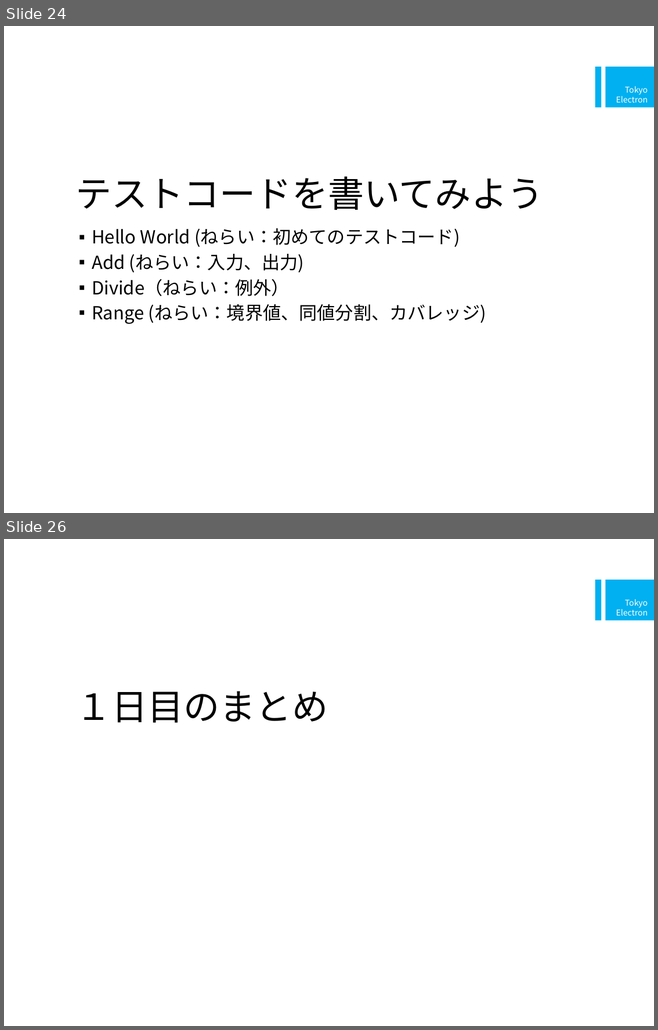
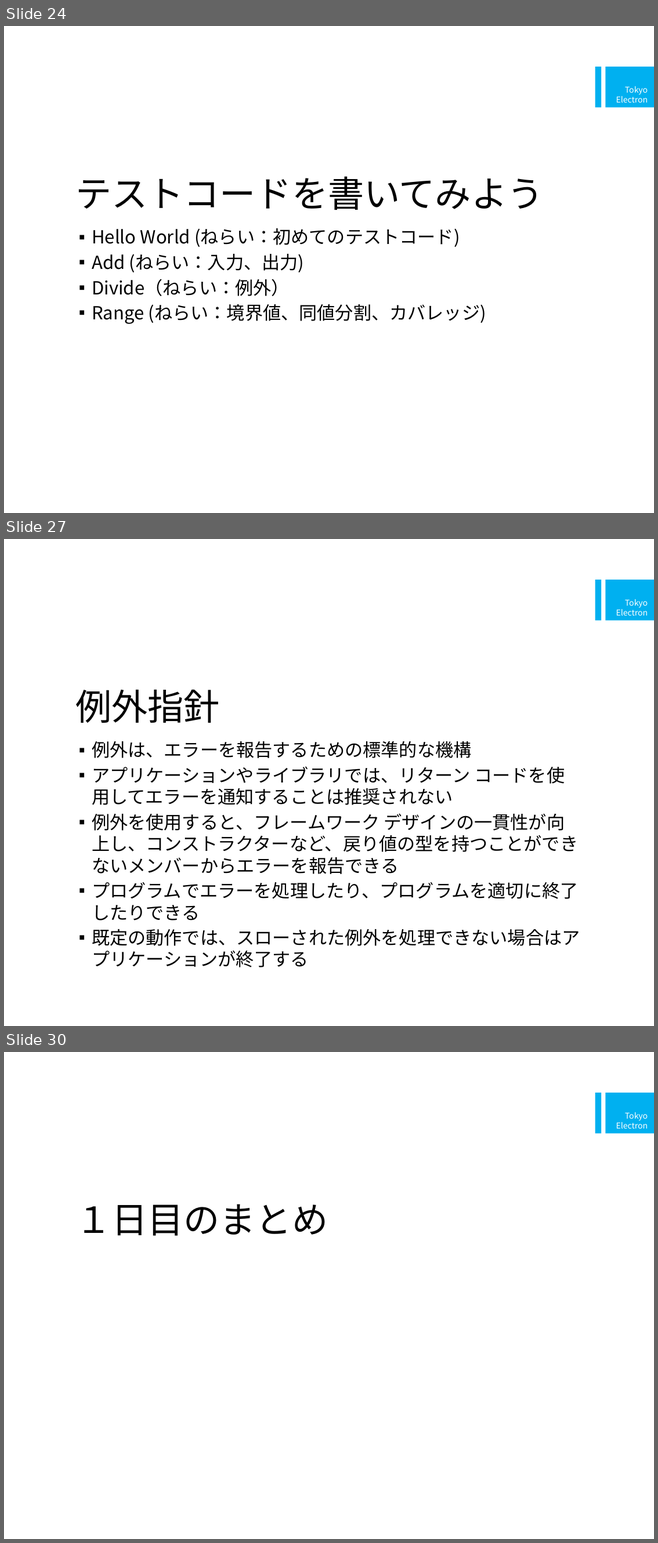
Before and after one commit to a-suzuki/CShrapLecture, a slide deck: doc/テストコードによるC#プログラミング演習.pptx. Shown one above the other, each under a label of ours: slides 24 and 26 before the commit, slides 24, 27 and 30 after it; the slides between them are not shown. The pictures are 658x1030 and 658x1543 pixels, drawn with LibreOffice and Linux fonts; fonts in the diff are those of the drawing. Boxes give left, top, right and bottom in pixels: in the first picture for what was removed or moved away, otherwise in the second. Text is boxed around its words. In the diff, an @@ line names an element or a change of style, - is before the commit and + after.

```diff
--- a/doc/テストコードによるC#プログラミング演習.pptx
+++ b/doc/テストコードによるC#プログラミング演習.pptx
@@ slide 27 added at <box>4,539,654,1026</box>, background #FFFFFF; not listed: 2 template elements that a slide beside it also shows @@
@@ title added at <box>75,689,220,723</box>, 40 pt, text #000000 @@
+例外指針
@@ text added at <box>92,741,579,968</box>, 20 pt, text #000000 @@
+▪ 例外は、エラーを報告するための標準的な機構
+▪ アプリケーションやライブラリでは、リターン コードを使用してエラーを通知することは推奨されない
+▪ 例外を使用すると、フレームワーク デザインの一貫性が向上し、コンストラクターなど、戻り値の型を持つことができないメンバーからエラーを報告できる
+▪ プログラムでエラーを処理したり、プログラムを適切に終了したりできる
+▪ 既定の動作では、スローされた例外を処理できない場合はアプリケーションが終了する
@@ what was slide 26 is now slide 30 @@
```
Also in this commit, not shown: 6 slides changed, 10 other slides added, 1 slide removed.
